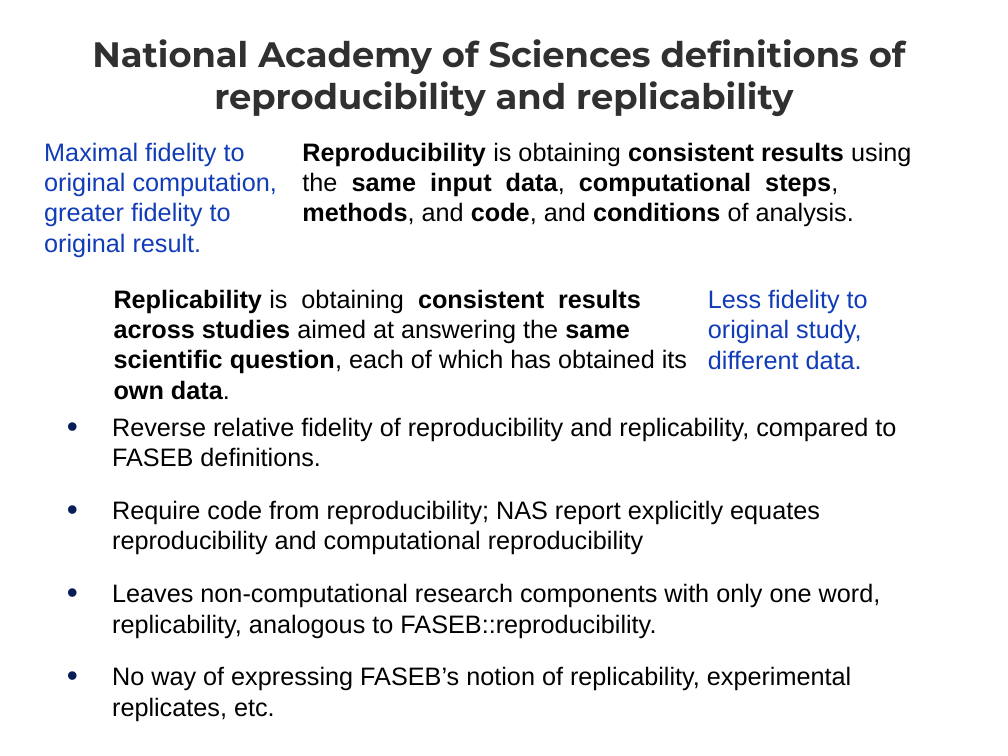
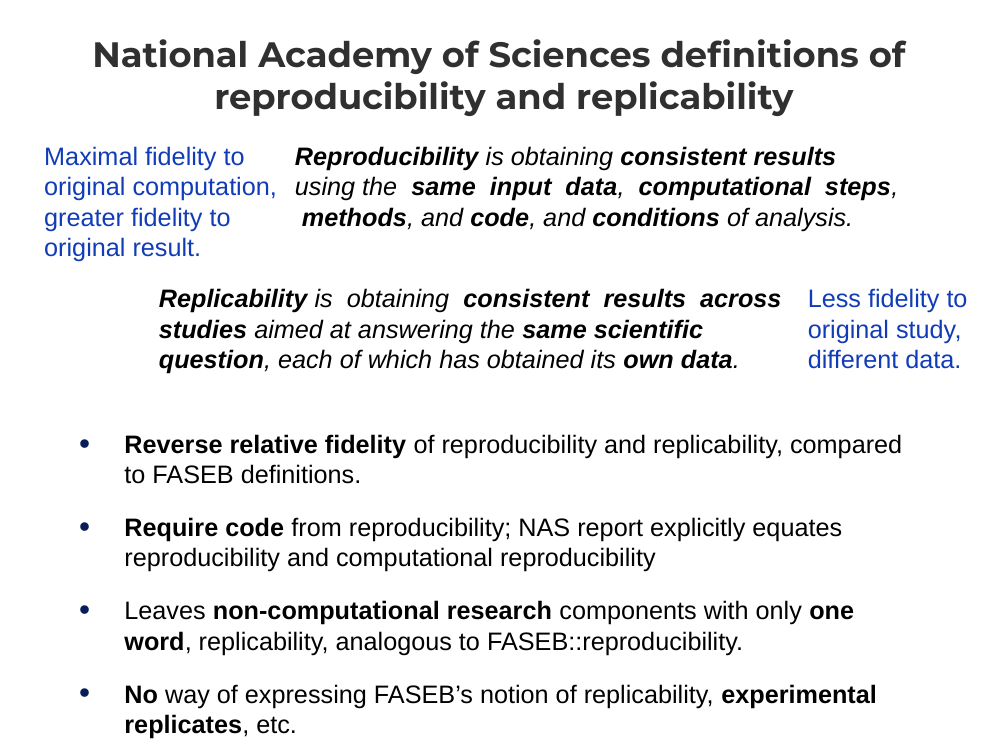
Before and after one commit to whole-tale/reproducibility-components, a slide deck: slide 15 of ro2019/presentation/reproducibility_by_other_means_presentation.ppt. Drawn at 1008x756 pixels with LibreOffice and Linux fonts; fonts in the diff are those of the drawing. Boxes give left, top, right and bottom in pixels: in the first picture for what was removed or moved away, otherwise in the second. Text is boxed around its words. In the diff, an @@ line names an element or a change of style, - is before the commit and + after.

```diff
--- a/ro2019/presentation/reproducibility_by_other_means_presentation.ppt
+++ b/ro2019/presentation/reproducibility_by_other_means_presentation.ppt
@@ text "Maximal fidelity to original computation,": place and size @@
-text "Maximal fidelity to original computation," at [44,142,277,257]
+text "Maximal fidelity to original computation," at [44,146,277,261]
@@ text "Reproducibility is obtaining consistent results ...": place and size @@
-text "Reproducibility is obtaining consistent results ..." at [302,142,911,227]
+text "Reproducibility is obtaining consistent results ..." at [295,146,898,231]
@@ text "Reproducibility is obtaining consistent results ..." at [295,146,898,231]: italic on @@
@@ text "Replicability is obtaining consistent results ..." at [159,288,781,373]: italic on @@
@@ text "Replicability is obtaining consistent results ...": place and size @@
-text "Replicability is obtaining consistent results ..." at [114,289,687,400]
+text "Replicability is obtaining consistent results ..." at [159,288,781,373]
@@ text "Less fidelity to original study, ...": place and size @@
-text "Less fidelity to original study, ..." at [708,289,868,370]
+text "Less fidelity to original study, ..." at [808,288,968,369]
@@ text "Reverse relative fidelity of reproducibility ...": place and size @@
-text "Reverse relative fidelity of reproducibility ..." at [112,417,896,721]
+text "Reverse relative fidelity of reproducibility ..." at [124,434,902,738]
@@ text "Reverse relative fidelity of reproducibility ..." at [124,434,902,738]: bold on in "Reverse relative fidelity", "Require code", "non-computational research one word,", "No experimental replicates," @@
```
Also in this commit, not shown: 7 other slides changed, 1 other file.
